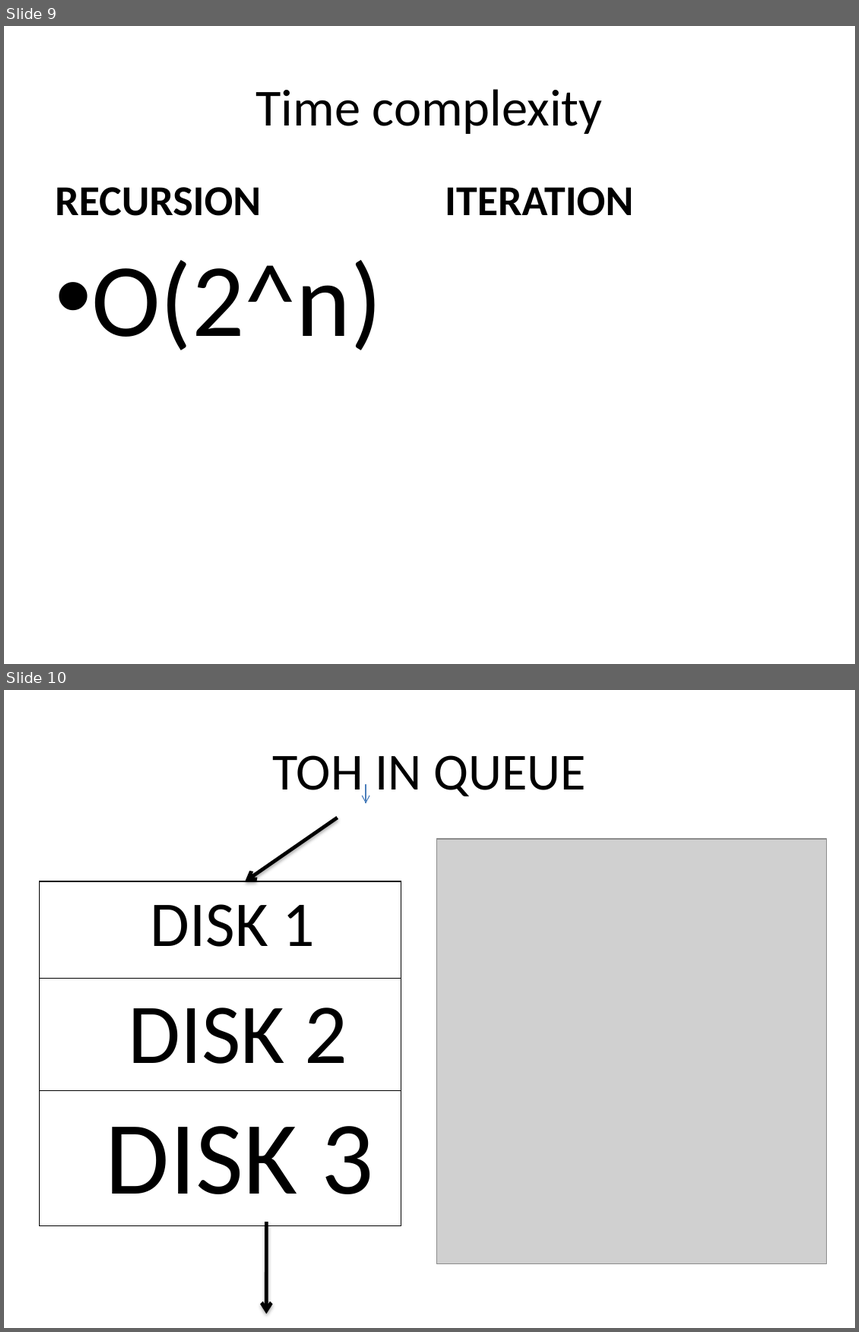
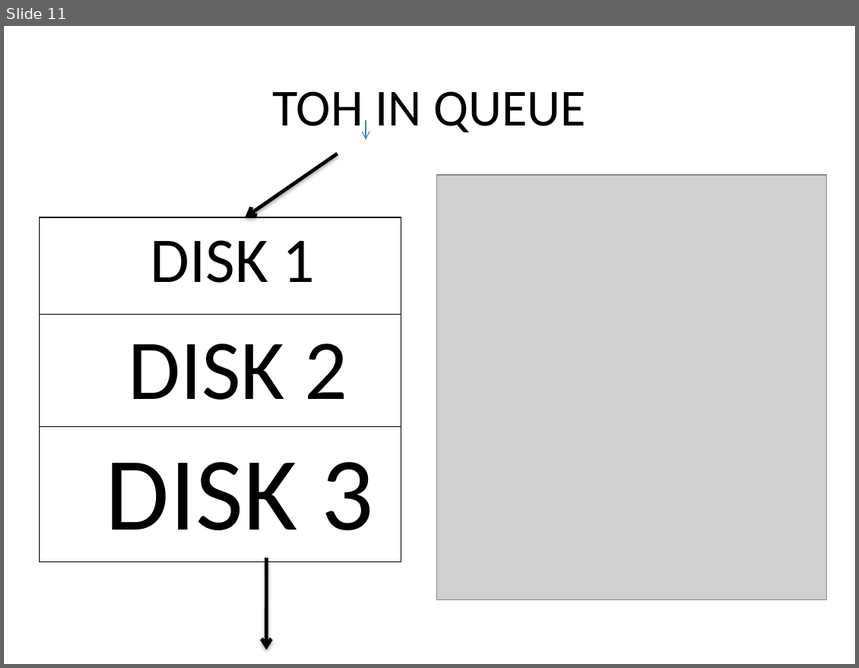
Before and after one commit to sruthi-dindu/sruthi-lakshmi, a slide deck: Toh.pptx. Shown one above the other, each under a label of ours: slides 9 and 10 before the commit, slide 11 after it. The pictures are 859x1332 and 859x668 pixels, drawn with LibreOffice and Linux fonts; fonts in the diff are those of the drawing; grey boxes stand for pictures. Boxes give left, top, right and bottom in pixels: in the first picture for what was removed or moved away, otherwise in the second. Text is boxed around its words. In the diff, an @@ line names an element or a change of style, - is before the commit and + after.

```diff
--- a/Toh.pptx
+++ b/Toh.pptx
@@ slide 9 removed at (4,26,855,664), background #FFFFFF @@
@@ title removed at (256,89,603,134) @@
-Time complexity
@@ text removed at (55,187,261,216) @@
-RECURSION
@@ text removed at (445,187,633,216) @@
-ITERATION
@@ text removed at (91,260,382,351) @@
-• O(2^n)
@@ what was slide 10 is now slide 11 @@
```
Also in this commit, not shown: 2 slides changed, 2 slides added.
